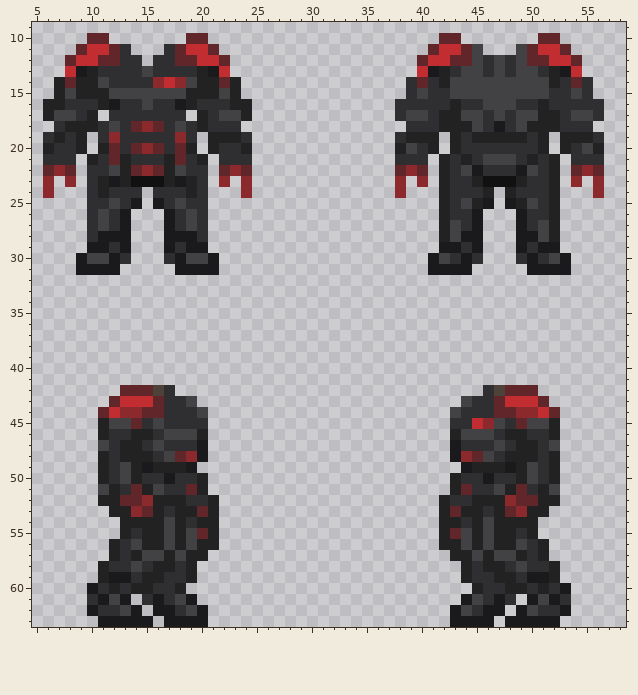
Two states of a pixel-art sprite, Resources/Textures/Clothing/OuterClothing/Hardsuits/security-warden.rsi/equipped-OUTERCLOTHING-vox.png. The picture above is the old version.
The file is 64x64 pixels. Pixels under 10% opacity are left out. Colours within 5 levels of each other are drawn and written as one. Shown: x 5..58, y 9..63.
After:
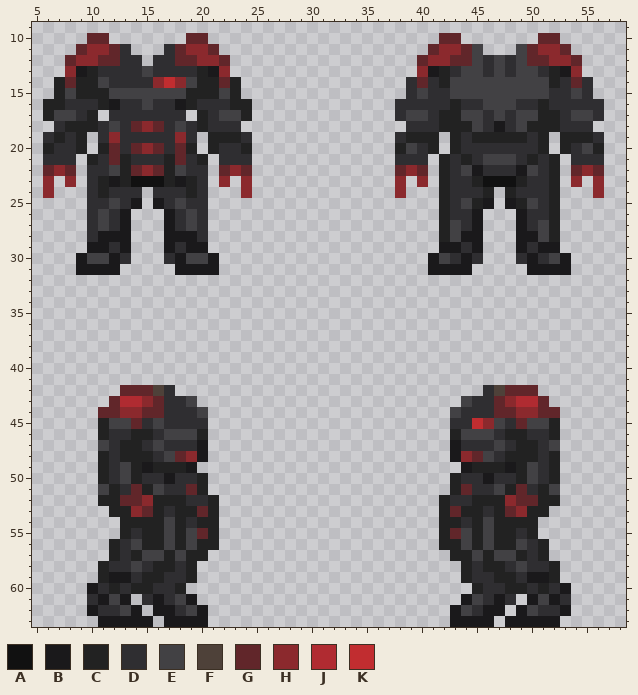
Palette (. is transparent): A #111111  B #1a191b  C #222222  D #2f2e31  E #424144  F #4e4139  G #61262a  H #8b292d  J #b02b31  K #c12d30
Change:
{"y":11,"x":10,"old":"KK","new":"HH"}
{"y":11,"x":19,"old":"KK","new":"HH"}
{"y":11,"x":42,"old":"KK","new":"HH"}
{"y":11,"x":51,"old":"KK","new":"HH"}
{"y":12,"x":9,"old":"KK","new":"HH"}
{"y":12,"x":20,"old":"KK","new":"HH"}
{"y":12,"x":41,"old":"KK","new":"HH"}
{"y":12,"x":52,"old":"KK","new":"HH"}
{"y":13,"x":8,"old":"K","new":"H"}
{"y":13,"x":22,"old":"K","new":"H"}
{"y":13,"x":40,"old":"K","new":"H"}
{"y":13,"x":54,"old":"K","new":"H"}
{"y":43,"x":13,"old":"KKK","new":"JJH"}
{"y":43,"x":48,"old":"KKK","new":"HJJ"}
{"y":44,"x":12,"old":"K","new":"G"}
{"y":44,"x":51,"old":"K","new":"G"}
{"label":"changed","picture_box":[65,44,109,77]}
{"label":"changed","picture_box":[186,44,230,77]}
{"label":"changed","picture_box":[417,44,461,77]}
{"label":"changed","picture_box":[538,44,582,77]}
{"label":"changed","picture_box":[109,396,153,418]}
{"label":"changed","picture_box":[505,396,549,418]}
